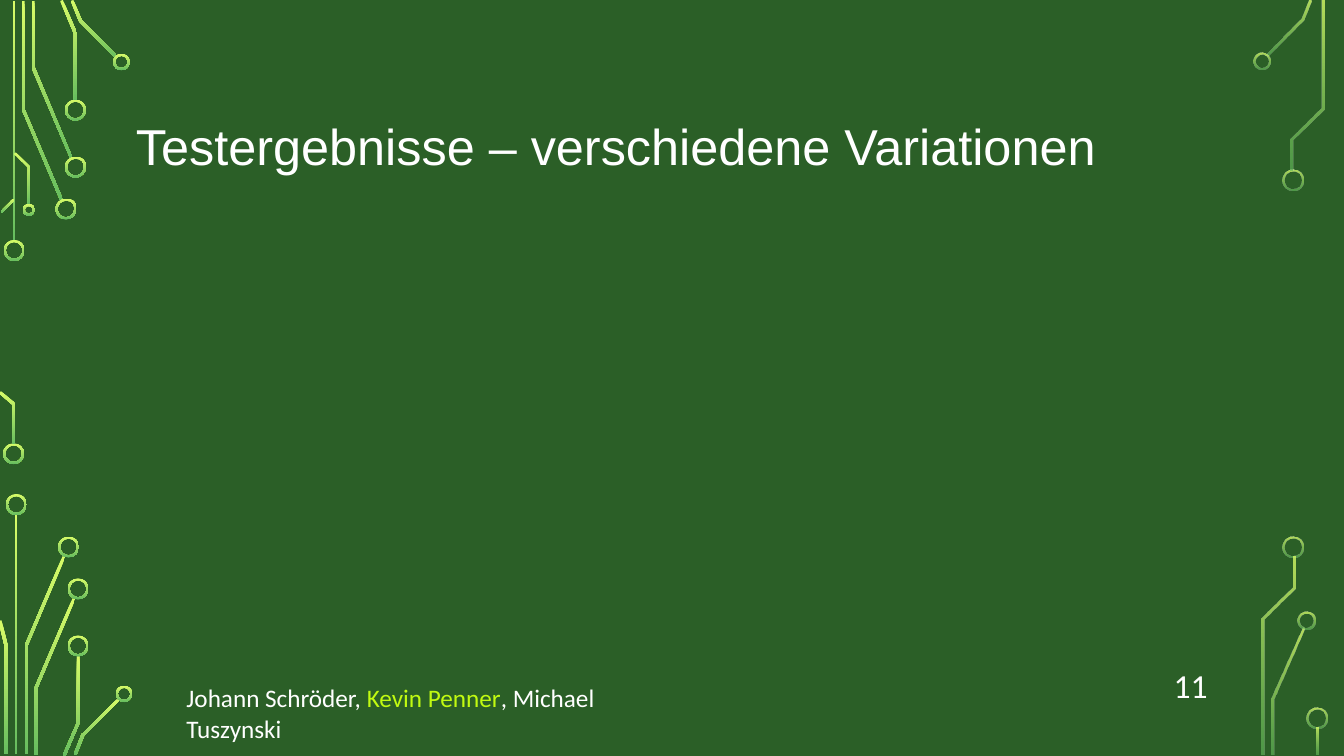
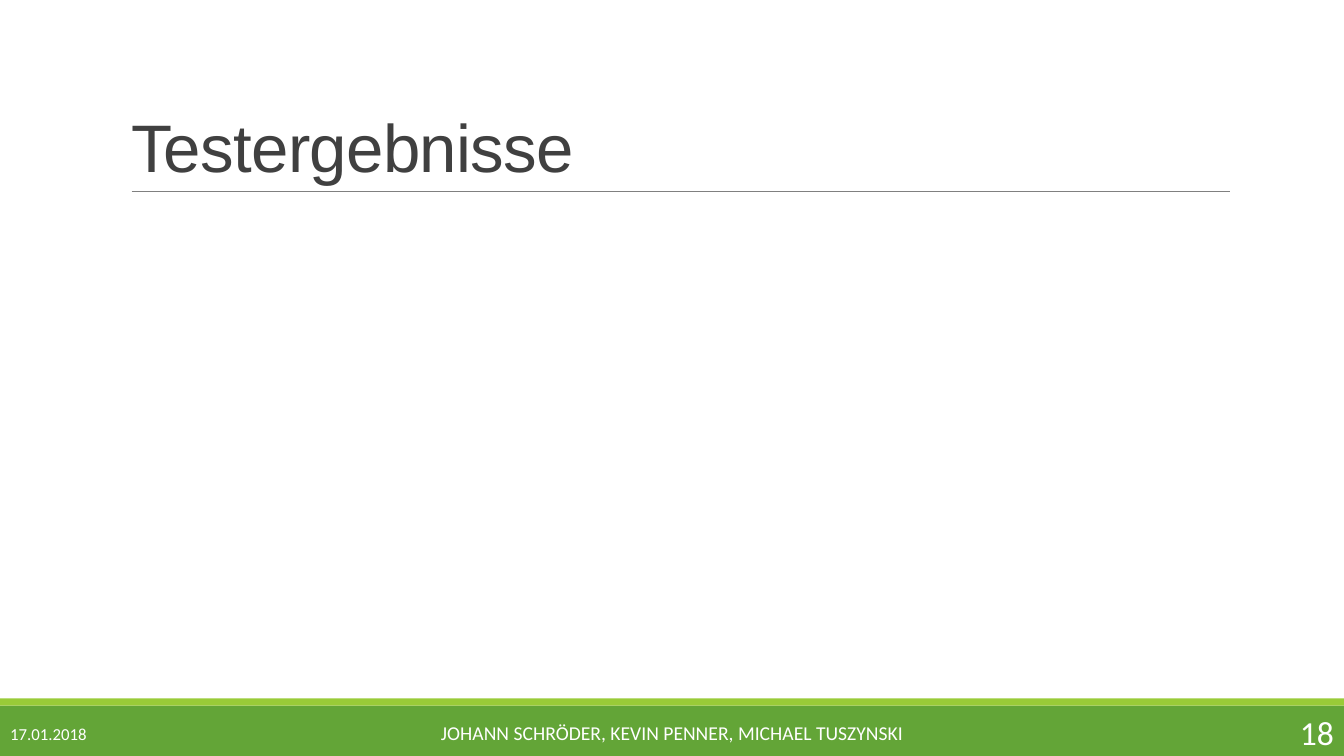
Before and after one commit to jschroeder89/genetic_algorithm, a slide deck: slide 18 of Präsentation/BMO_Genetischer_Algorithmus_JKM.pptx (slide 11 before the commit). Drawn at 1344x756 pixels with LibreOffice and Linux fonts; fonts in the diff are those of the drawing; background and template pictures are left out. Boxes give left, top, right and bottom in pixels: in the first picture for what was removed or moved away, otherwise in the second. Text is boxed around its words. In the diff, an @@ line names an element or a change of style, - is before the commit and + after.

```diff
--- a/Präsentation/BMO_Genetischer_Algorithmus_JKM.pptx
+++ b/Präsentation/BMO_Genetischer_Algorithmus_JKM.pptx
@@ background picture (left out) to #FFFFFF @@
@@ title "Testergebnisse" at (x1=131, y1=123, x2=574, y2=185): vertical alignment middle to bottom @@
@@ title at (x1=131, y1=123, x2=574, y2=185): text changed; size 36 to 48 pt; text colour #FFFFFF to #404040 @@
-Testergebnisse – verschiedene Variationen
+Testergebnisse
@@ line added from (132, 192) to (1231, 192), #808080 0.5 pt @@
@@ page number removed at (x1=1174, y1=676, x2=1208, y2=698) @@
-11
@@ rectangle added at (x1=0, y1=706, x2=1344, y2=756), fill #63A537 @@
@@ rectangle added at (x1=0, y1=699, x2=1344, y2=706), fill #99CB38 @@
@@ text "JOHANN SCHRÖDER, KEVIN PENNER, MICHAEL ..." at (x1=441, y1=724, x2=903, y2=743): vertical alignment top to middle @@
@@ text added at (x1=10, y1=728, x2=86, y2=740), 12 pt, text #FFFFFF @@
+17.01.2018
@@ text at (x1=441, y1=724, x2=903, y2=743): text changed; size 18 to 14 pt @@
-Johann Schröder, Kevin Penner, Michael Tuszynski
+JOHANN SCHRÖDER, KEVIN PENNER, MICHAEL TUSZYNSKI
@@ page number added at (x1=1300, y1=722, x2=1334, y2=746), 24 pt, text #FFFFFF @@
+18
@@ group removed at (x1=0, y1=0, x2=1328, y2=756): 33 freeform shapes, 3 rectangles @@
```
Also in this commit, not shown: 10 other slides changed, 8 slides added, 6 slides removed, 2 other files.
